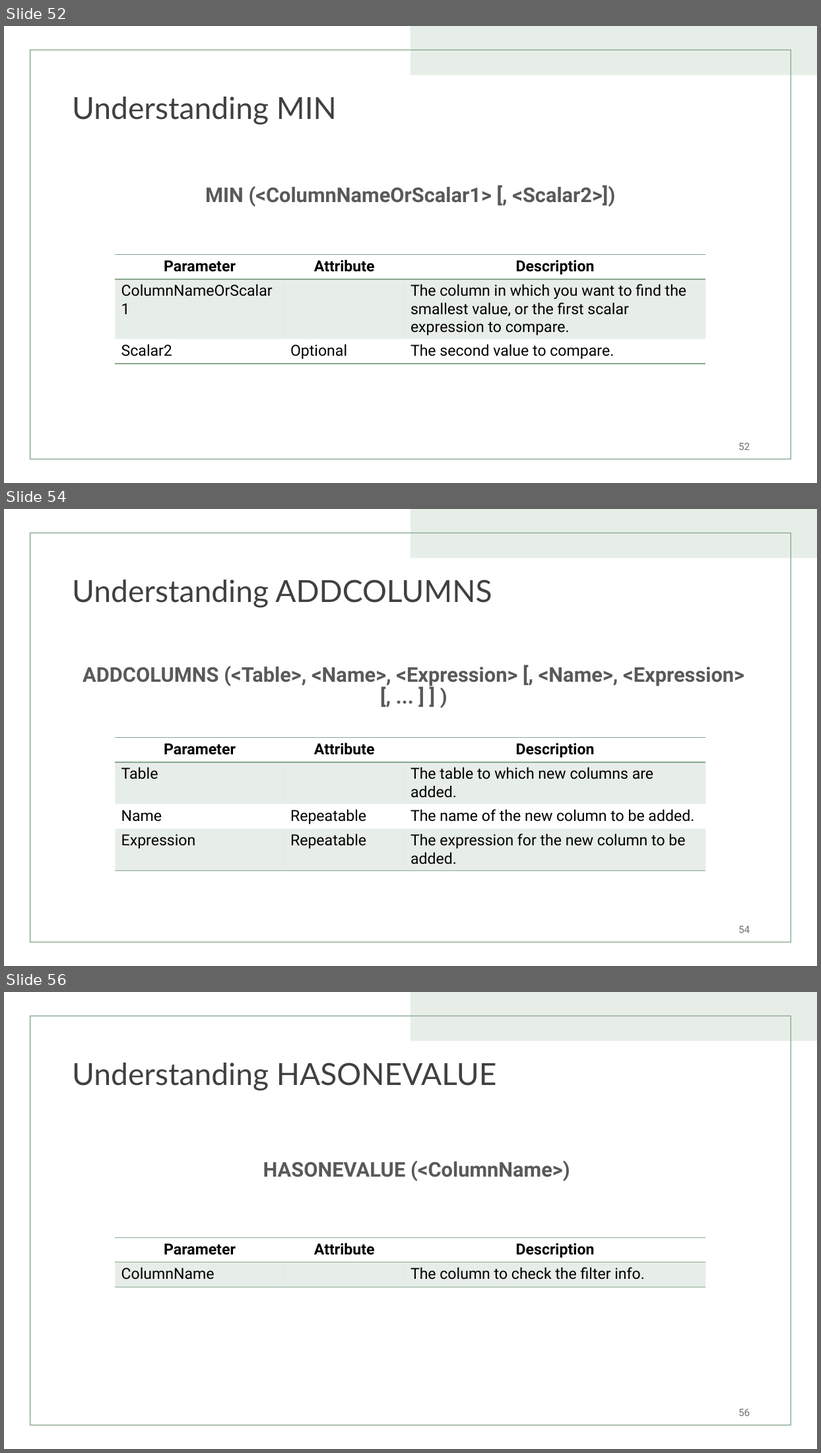
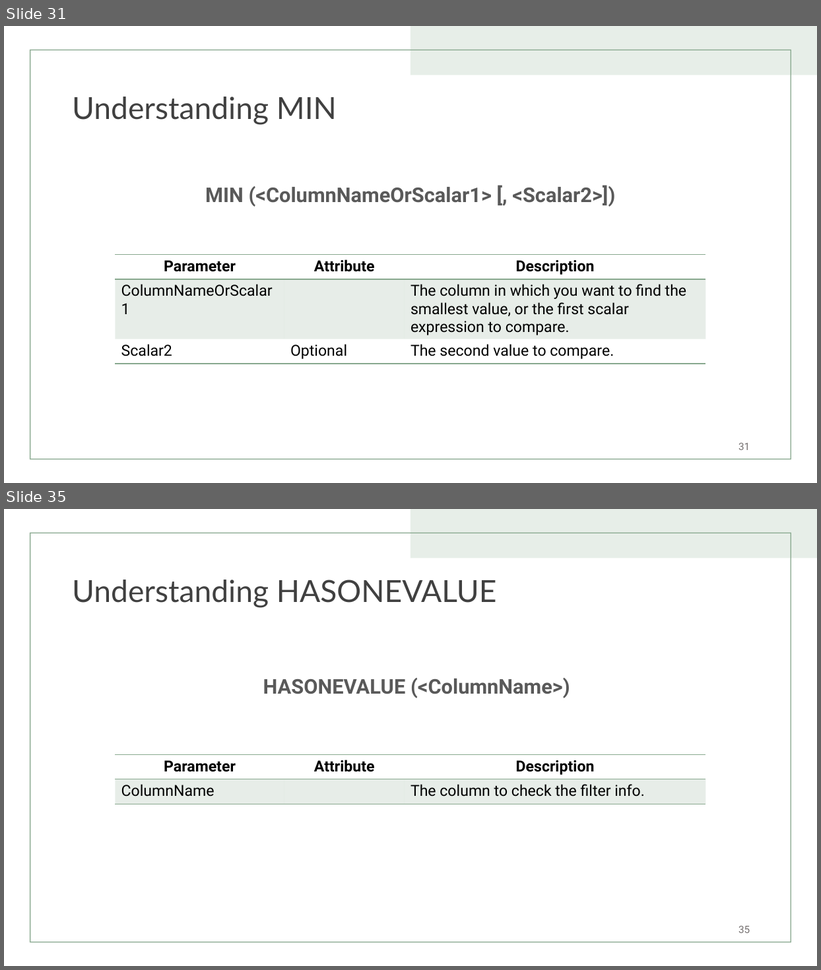
Before and after one commit to TizCloud/DAX-in-A-Day, a slide deck: Data Analysis Expression (DAX) for Power BI - Update.pptx. Shown one above the other, each under a label of ours: slides 52, 54 and 56 before the commit, slides 31 and 35 after it; the slides between them are not shown. The pictures are 821x1453 and 821x970 pixels, drawn with LibreOffice and Linux fonts; fonts in the diff are those of the drawing. Boxes give left, top, right and bottom in pixels: in the first picture for what was removed or moved away, otherwise in the second. Text is boxed around its words. In the diff, an @@ line names an element or a change of style, - is before the commit and + after.

```diff
--- a/Data Analysis Expression (DAX) for Power BI - Update.pptx
+++ b/Data Analysis Expression (DAX) for Power BI - Update.pptx
@@ slide 54 removed at bbox=[4, 509, 817, 966], background #FFFFFF; not listed: 2 template elements that a slide beside it also shows @@
@@ title removed at bbox=[72, 580, 492, 608] @@
-Understanding ADDCOLUMNS
@@ text removed at bbox=[83, 666, 745, 687] @@
-ADDCOLUMNS (<Table>, <Name>, <Expression> [, <Name>, <Expression> [, ... ] ] )
@@ table removed at bbox=[115, 738, 706, 867], 4 rows, 3 columns @@
-Parameter | Attribute | Description
-Table |  | The table to which new columns are added.
-Name | Repeatable | The name of the new column to be added.
-Expression | Repeatable | The expression for the new column to be added.
@@ page number removed at bbox=[739, 926, 750, 933] @@
-54
@@ what was slide 52 is now slide 31 @@
@@ page number at bbox=[739, 443, 750, 450]: text changed @@
-52
+31
@@ what was slide 56 is now slide 35 @@
@@ page number at bbox=[739, 926, 750, 933]: text changed @@
-56
+35
```
Also in this commit, not shown: 6 slides changed, 5 slides added, 28 other slides removed.
